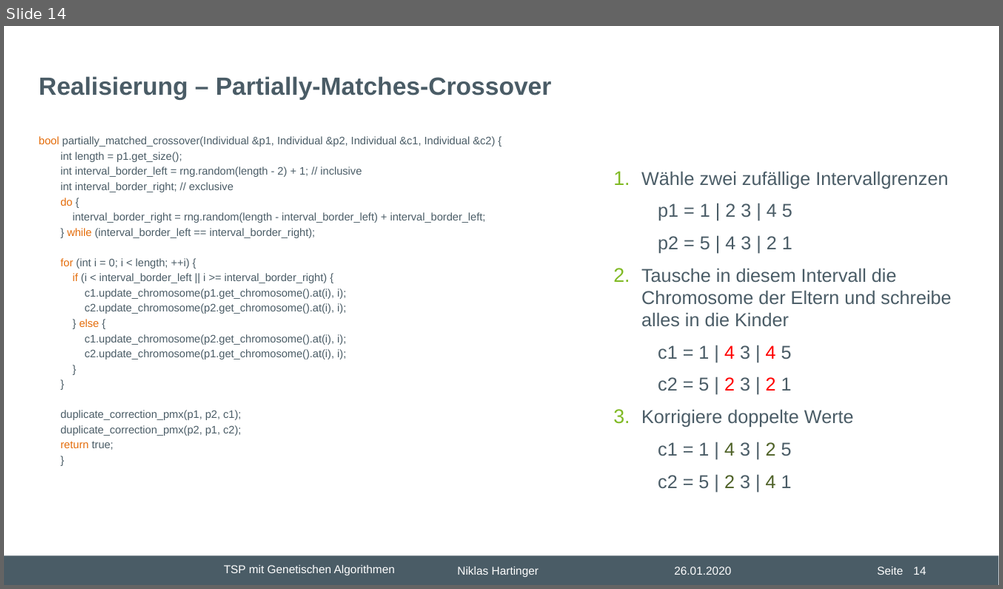
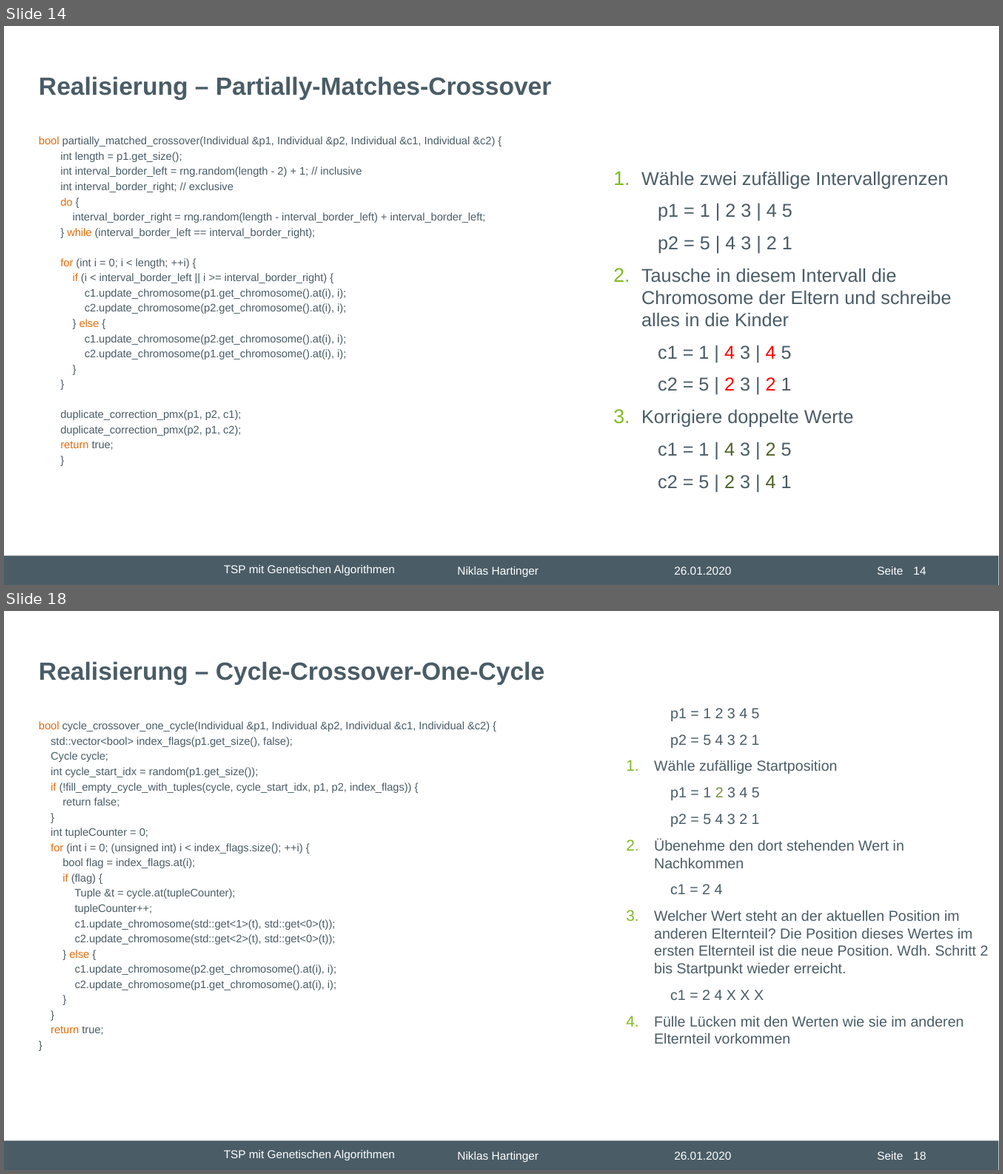
Before and after one commit to nhrt/Genetic-Algorithms, a slide deck: Projektvortrag/Präsentation Projektvortrag.pptx. Shown one above the other, each under a label of ours: slide 14 before the commit, slides 14 and 18 after it; the slides between them are not shown. The pictures are 1003x589 and 1003x1174 pixels, drawn with LibreOffice and Linux fonts; fonts in the diff are those of the drawing; background and template pictures are left out. Boxes give left, top, right and bottom in pixels: in the first picture for what was removed or moved away, otherwise in the second. Text is boxed around its words. In the diff, an @@ line names an element or a change of style, - is before the commit and + after.

```diff
--- a/Projektvortrag/Präsentation Projektvortrag.pptx
+++ b/Projektvortrag/Präsentation Projektvortrag.pptx
@@ slide 18 added at (4,611,999,1170), background #FFFFFF; not listed: 6 template elements that a slide beside it also shows @@
@@ title added at (39,661,544,685), 24 pt, text #4A5C66, bold @@
+Realisierung – Cycle-Crossover-One-Cycle
@@ text added at (39,721,489,1035), 10.5 pt, text #4A5C66 @@
+bool cycle_crossover_one_cycle(Individual &p1, Individual &p2, Individual &c1, Individual &c2) {
+std::vector<bool> index_flags(p1.get_size(), false);
+Cycle cycle;
+int cycle_start_idx = random(p1.get_size());
+if (!fill_empty_cycle_with_tuples(cycle, cycle_start_idx, p1, p2, index_flags)) {
+return false;
+}
+int tupleCounter = 0;
+for (int i = 0; (unsigned int) i < index_flags.size(); ++i) {
+bool flag = index_flags.at(i);
+if (flag) {
+Tuple &t = cycle.at(tupleCounter);
+tupleCounter++;
+c1.update_chromosome(std::get<1>(t), std::get<0>(t));
+c2.update_chromosome(std::get<2>(t), std::get<0>(t));
+} else {
+c1.update_chromosome(p2.get_chromosome().at(i), i);
+c2.update_chromosome(p1.get_chromosome().at(i), i);
+}
+}
+return true;
+}
@@ text added at (626,708,988,1044), 14 pt, text #4A5C66 @@
+    p1 = 1 2 3 4 5
+    p2 = 5 4 3 2 1
+1. Wähle zufällige Startposition
+    p1 = 1 2 3 4 5
+    p2 = 5 4 3 2 1
+2. Übenehme den dort stehenden Wert in Nachkommen
+    c1 = 2 4
+3. Welcher Wert steht an der aktuellen Position im anderen Elternteil? Die Position dieses Wertes im ersten Elternteil ist die neue Position. Wdh. Schritt 2 bis Startpunkt wieder erreicht.
+    c1 = 2 4 X X X
+4. Fülle Lücken mit den Werten wie sie im anderen Elternteil vorkommen
```
Also in this commit, not shown: 6 other slides added.
